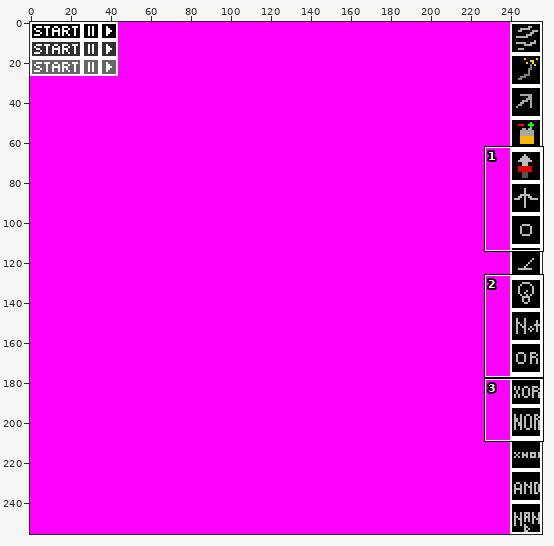
One commit to this sprite sheet: CircuitGrid/res/images/gui_texture.png. Above: a wide view before the commit, with the close-up outlined.
Close-up. The starting point:
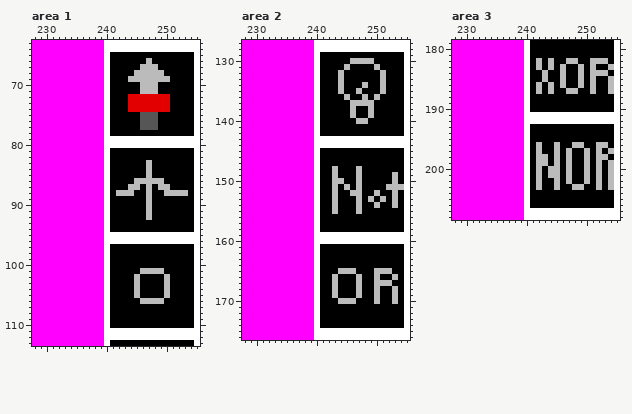
The file is 256x256 pixels. Colours within 5 levels of each other are drawn and written as one. Shown: area 1: x 228..255, y 63..113; area 2: x 228..255, y 127..176; area 3: x 228..255, y 179..208. The commit also changed other parts of the picture, which this record leaves out.
The same view after the edit:
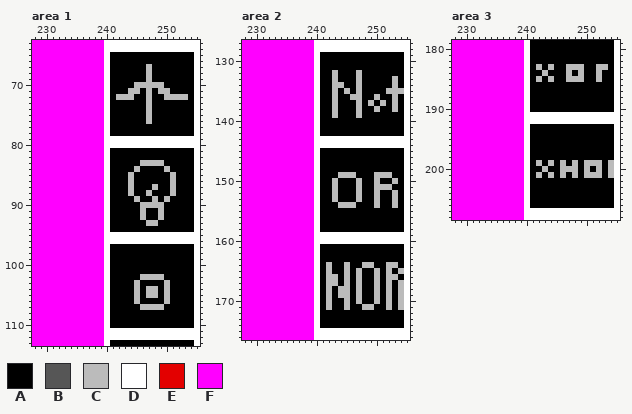
Palette (. is transparent): A #000000  B #565656  C #bbbbbb  D #ffffff  E #e30000  F #ff00ff
The edit:
Changed rows in their new state; - is an unchanged pixel.
Area 1:
first column x 242:
 66 -----A------
 67 ----A-A-----
 68 ---AA-AA----
 69 --AAA-AAA---
 70 ---C---C----
 71 --CCA-ACC---
 72 CCCAACAACCCC
 73 --AAACAAA---
 74 --AAACAAA---
 75 ----ACA-----
 76 ----ACA-----
 77 ----AAA-----
first column x 242:
 83 ----C-CC----
 84 ---C-A--C---
 85 --C--A---C--
 86 --CAAAAA-C--
 87 ---A-ACAAC--
 88 AA------A-AA
 89 ---C-AC-C---
 90 ----C-CC----
 91 ----CA-C----
 92 ----CA-C----
 93 -----CC-----
first column x 245:
101 -AAAA-
102 ACCCCA
104 --CC--
105 --CC--
106 CAAAAC
107 -CCCC-
Area 2:
first column x 243:
130 ---AAAA-----
131 --A----A----
132 CA--C---A---
133 CA--C---A-C-
134 C---CA--A-C-
135 CAC-----ACCC
136 C-ACCA----C-
137 C--A-A--C-C-
138 C--AC-AC--C-
139 C--AC-A-----
140 ----AA------
first column x 243:
148 A---A-------
149 ACCCA--CCCA-
150 -A-----C----
151 --A----CC-AA
152 ---A--------
153 ------ACA---
154 ACCCA-------
155 A---A-------
first column x 242:
164 C--C--CC--CC-
165 C-A-AC---A--C
166 C--C------C--
167 C--C-----A--C
168 CACC------CAC
169 CACC------CAC
170 C-A-AC----CAC
171 C--C--CC--C-C
Area 3:
first column x 242:
182 A-A--AA--AAA-
183 ----ACC--ACCA
184 ----AC---A-A-
185 CAC-ACC--AC-A
186 A-A-A--A-A--A
187 A-A--AA--A--A
first column x 242:
196 A--A--AA--AA-
197 A--A-A--A-A-A
198 AA-A-A--A-AA-
199 -ACACAC--C---
200 ACAAC-C------
201 ---ACAC--C---
202 A--A-A--A-A-A
203 A--A--AA--A-A
Where, in picture pixels (left, top, right, bottom), the same in both close-ups:
changed: (116, 58, 188, 130)
changed: (116, 160, 188, 226)
changed: (134, 268, 170, 310)
changed: (332, 58, 404, 124)
changed: (332, 166, 404, 214)
changed: (326, 262, 404, 310)
changed: (536, 58, 614, 94)
changed: (536, 142, 614, 190)
